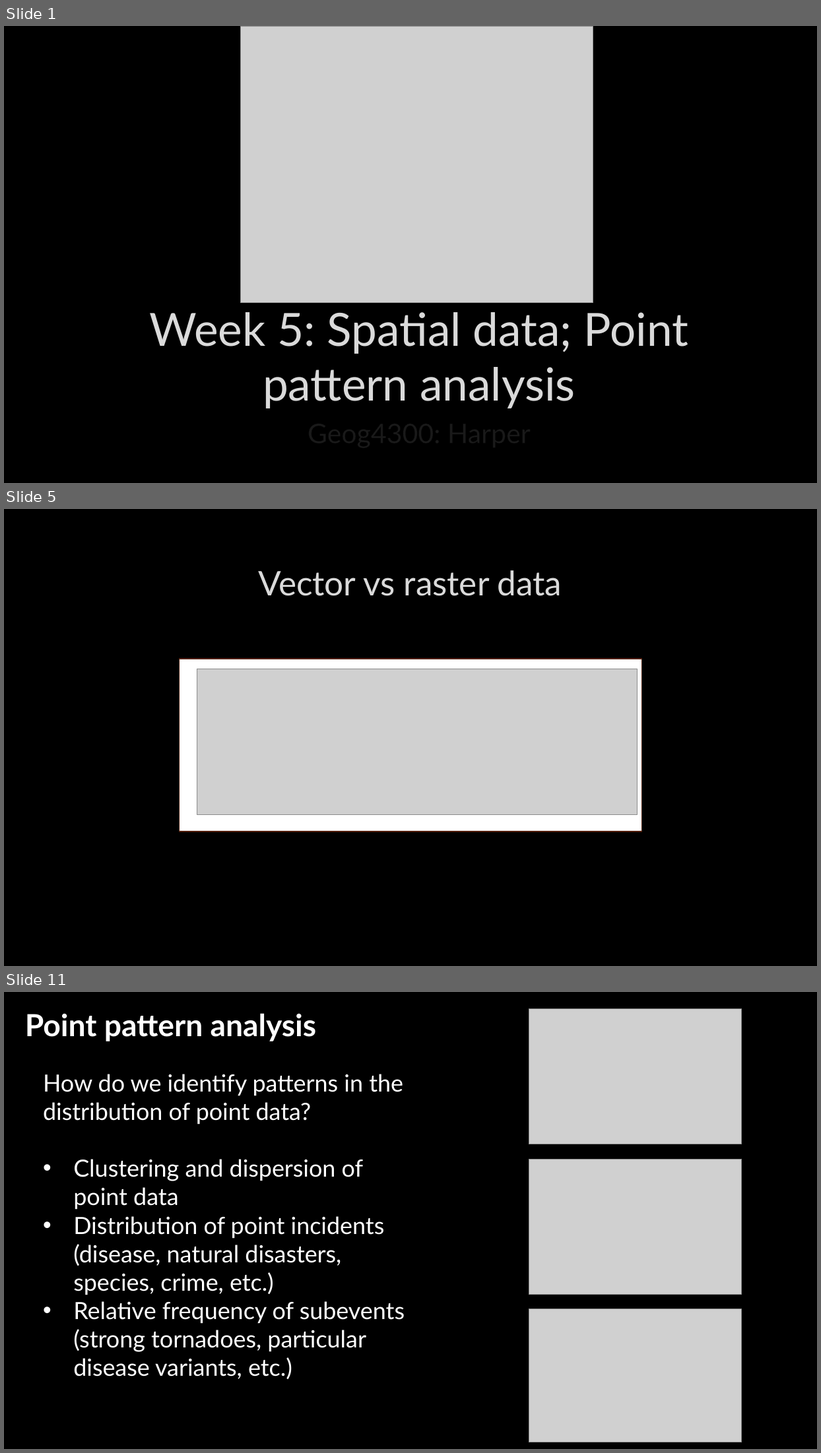
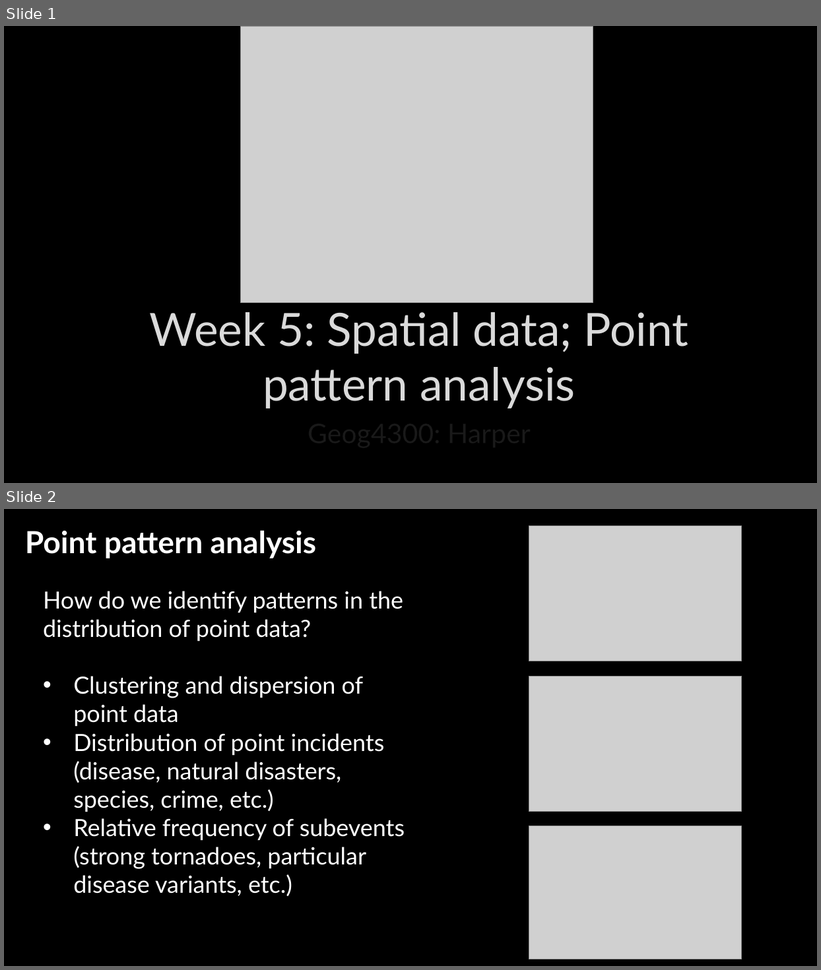
Before and after one commit to communitymaplab/geog4300_datascience, a slide deck: in_class_slides/geog4300_L07 Point pattern analysis and MAUP.pptx. Shown one above the other, each under a label of ours: slides 1, 5 and 11 before the commit, slides 1 and 2 after it; the slides between them are not shown. The pictures are 821x1453 and 821x970 pixels, drawn with LibreOffice and Linux fonts; fonts in the diff are those of the drawing; grey boxes stand for pictures; background and template pictures are left out. Boxes give left, top, right and bottom in pixels: in the first picture for what was removed or moved away, otherwise in the second. Text is boxed around its words. In the diff, an @@ line names an element or a change of style, - is before the commit and + after.

```diff
--- a/in_class_slides/geog4300_L07 Point pattern analysis and MAUP.pptx
+++ b/in_class_slides/geog4300_L07 Point pattern analysis and MAUP.pptx
@@ slide 5 removed at bbox=[4, 509, 817, 966], background picture (left out) @@
@@ title removed at bbox=[258, 570, 562, 596] @@
-Vector vs raster data
@@ rectangle removed at bbox=[179, 659, 642, 832] @@
@@ picture removed at bbox=[197, 669, 637, 815] @@
@@ what was slide 11 is now slide 2 @@
```
Also in this commit, not shown: 8 other slides removed, 4 other files.
